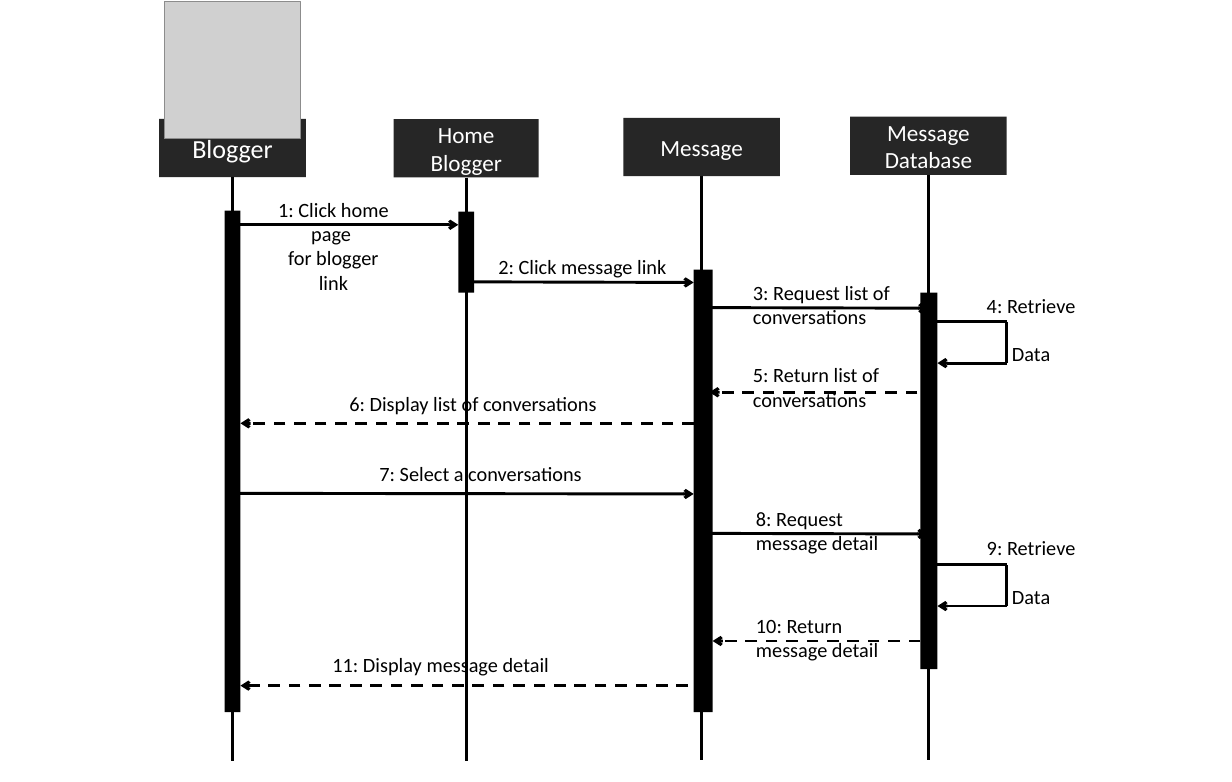
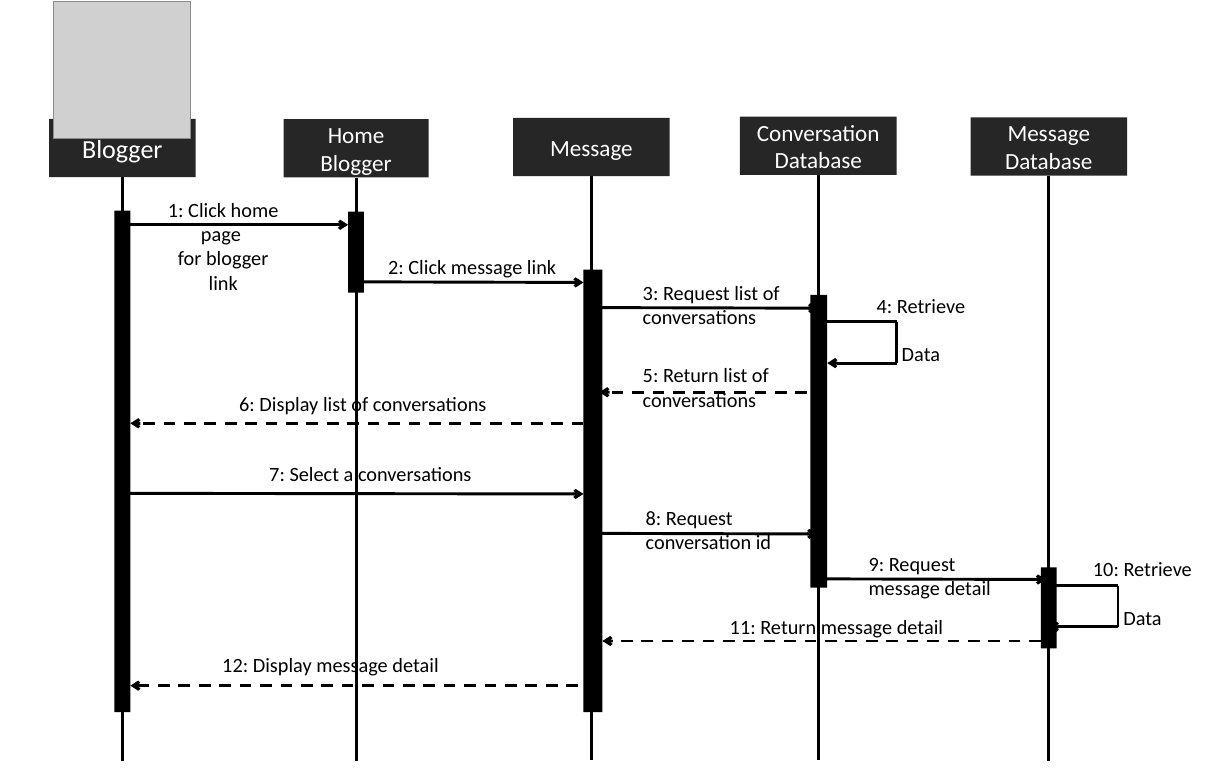
Before and after one commit to asciidaitoon/HanDIYcraft, a slide deck: slide 24 of Design/SQ web.pptx. Drawn at 1232x782 pixels with LibreOffice and Linux fonts; fonts in the diff are those of the drawing; grey boxes stand for pictures. Boxes give left, top, right and bottom in pixels: in the first picture for what was removed or moved away, otherwise in the second. Text is boxed around its words. In the diff, an @@ line names an element or a change of style, - is before the commit and + after.

```diff
--- a/Design/SQ web.pptx
+++ b/Design/SQ web.pptx
@@ 9 arrows, 7 rectangles, 7 texts, 6 lines, 1 picture: place and size @@
-9 arrows, 7 rectangles, 7 texts, 6 lines, 1 picture at box(160, 2, 1075, 762)
+9 arrows, 7 rectangles, 7 texts, 6 lines, 1 picture at box(49, 2, 965, 762)
@@ rectangle added at box(970, 118, 1127, 176), fill #262626, 16 pt, text #FFFFFF @@
+Message Database
@@ text in rectangle at box(757, 125, 880, 168): text changed @@
-Message Database
+Conversation Database
@@ line added from (1048, 175) to (1048, 762), #000000 2 pt @@
@@ rectangle: place and size @@
-rectangle at box(920, 293, 937, 670)
+rectangle at box(811, 295, 827, 588)
@@ text added at box(646, 511, 771, 549), 14 pt, text #000000 @@
+8: Request
+conversation id
@@ text "9: Request": place and size @@
-text "9: Request" at box(756, 512, 878, 554)
+text "9: Request" at box(869, 558, 991, 599)
@@ text at box(869, 558, 956, 575): text changed @@
-8: Request
+9: Request
@@ rectangle added at box(1041, 567, 1057, 649), fill #000000 @@
@@ text at box(1093, 562, 1192, 625): text changed @@
-9: Retrieve
-Data
+10: Retrieve
+Data
@@ arrow added from (824, 579) to (1046, 580), #000000 2 pt @@
@@ 2 lines, 1 arrow: place and size @@
-2 lines, 1 arrow at box(938, 565, 1007, 606)
+2 lines, 1 arrow at box(1048, 586, 1118, 627)
@@ text at box(730, 620, 943, 638): text changed @@
-10: Return
-message detail
+11: Return message detail
@@ text at box(222, 655, 438, 678): text changed @@
-11: Display message detail
+12: Display message detail
@@ arrow moved from (920, 642) - (712, 642) to (1041, 642) - (603, 642) @@
```
Also in this commit, not shown: 3 slides added, 59 other files.
